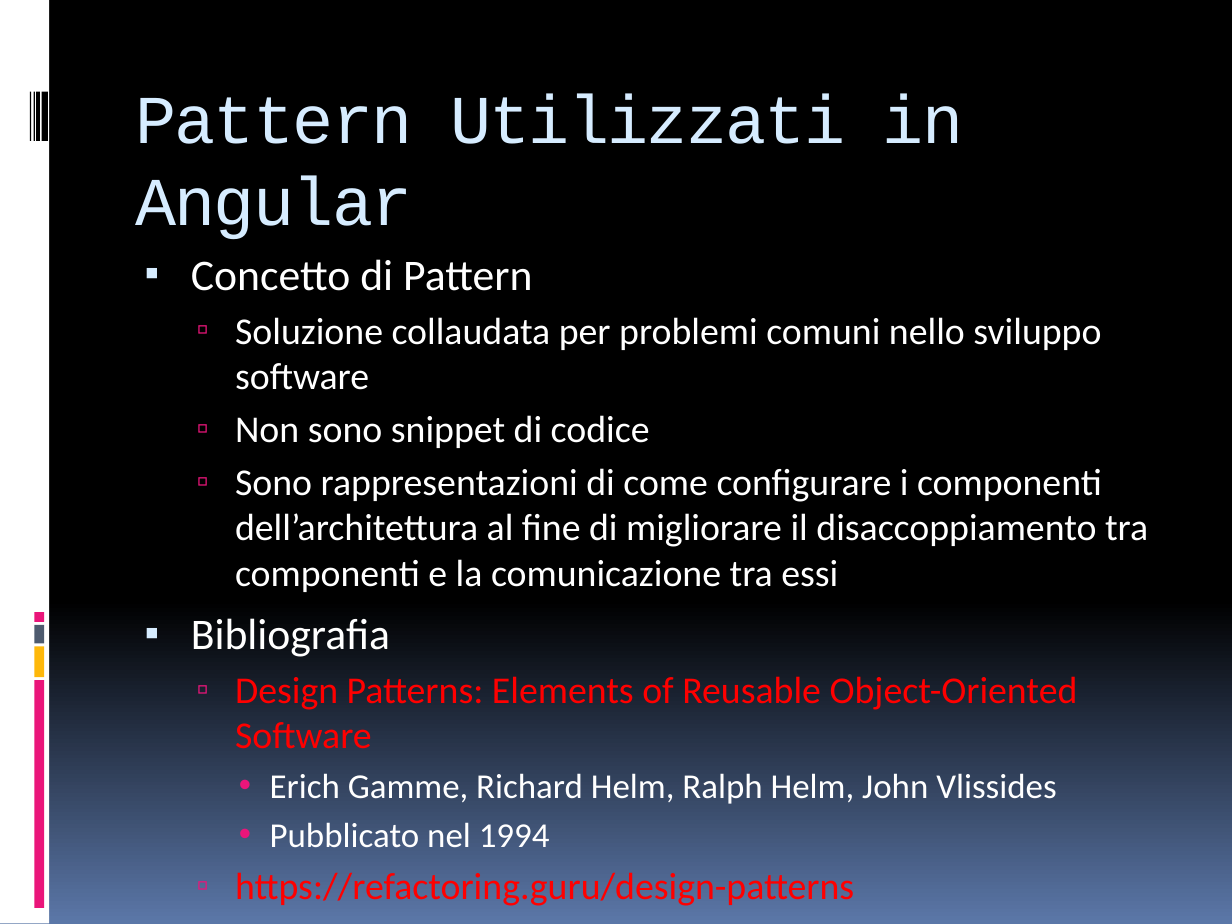
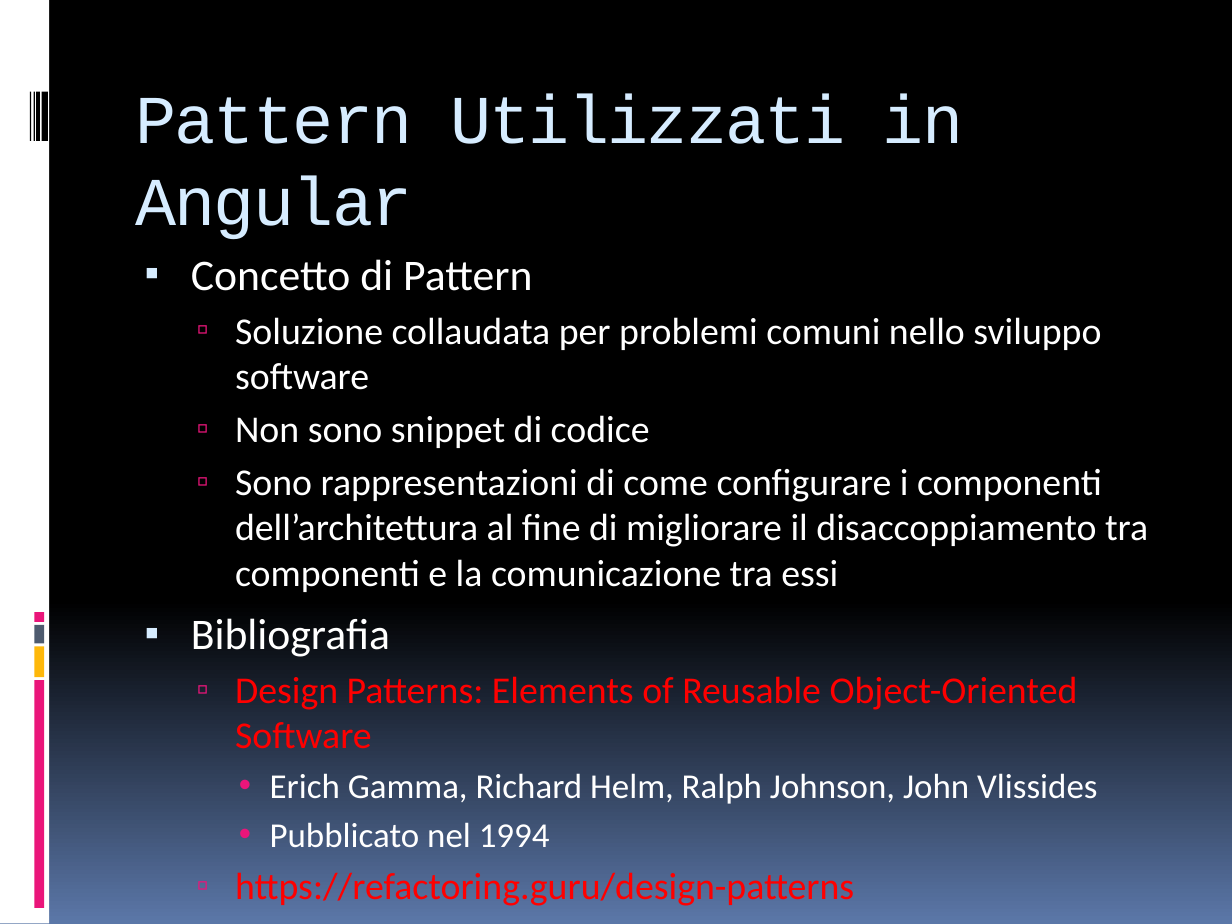
Before and after one commit to NelloRizzo/JavaPZ, a slide deck: slide 11 of 0000.MaterialeDidattico/Angular.pptx. Drawn at 1232x924 pixels with LibreOffice and Linux fonts; fonts in the diff are those of the drawing. Boxes give left, top, right and bottom in pixels: in the first picture for what was removed or moved away, otherwise in the second. Text is boxed around its words. In the diff, an @@ line names an element or a change of style, - is before the commit and + after.

```diff
--- a/0000.MaterialeDidattico/Angular.pptx
+++ b/0000.MaterialeDidattico/Angular.pptx
@@ text at <box>270,773,1097,804</box>: text changed @@
-    • Erich Gamme, Richard Helm, Ralph Helm, John Vlissides
+    • Erich Gamma, Richard Helm, Ralph Johnson, John Vlissides
```
Also in this commit, not shown: 1 other slide changed, 54 other files.
